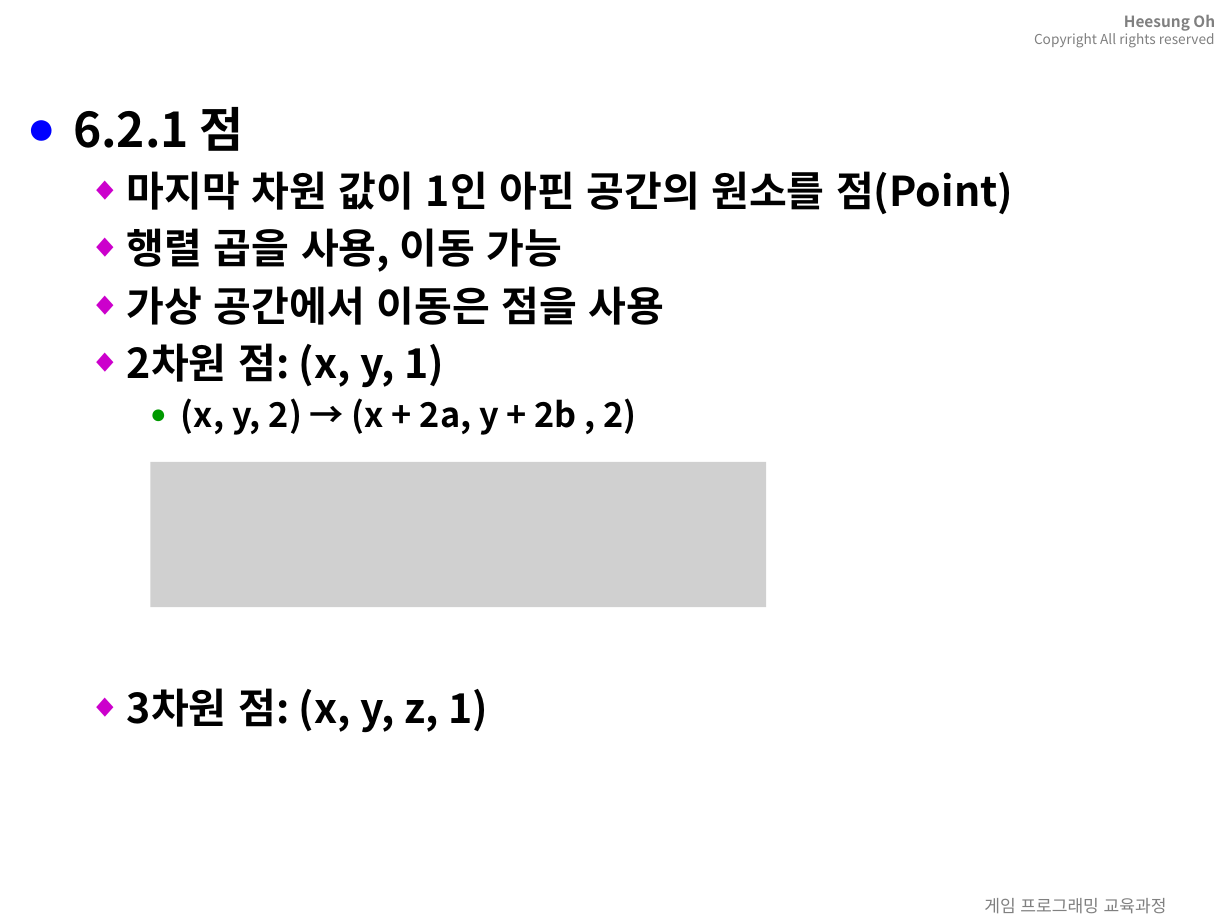
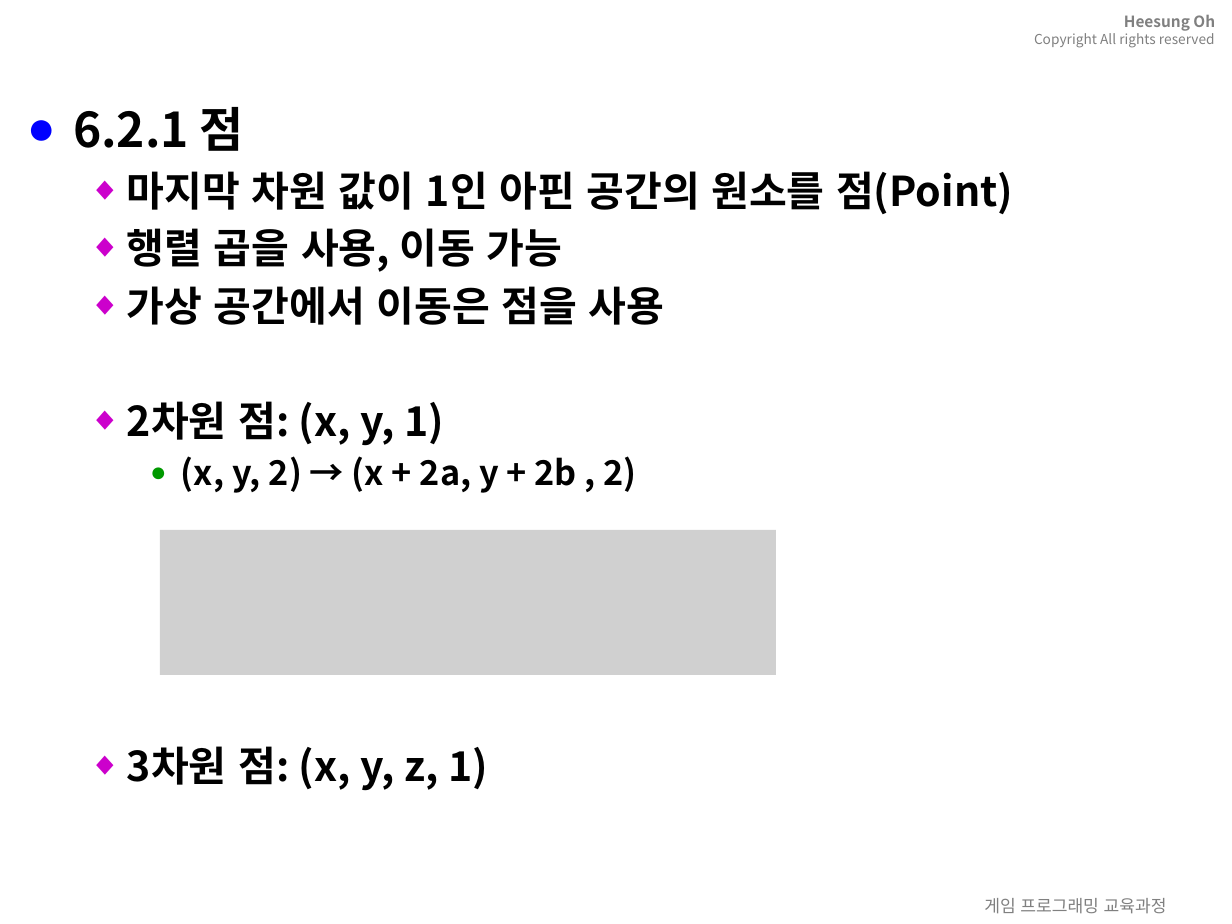
Before and after one commit to 3dapi/ef04_math, a slide deck: slide 77 of doc/mathAndPhycis.pptx (slide 76 before the commit). Drawn at 1232x924 pixels with LibreOffice and Linux fonts; fonts in the diff are those of the drawing; grey boxes stand for pictures; background and template pictures are left out. Boxes give left, top, right and bottom in pixels: in the first picture for what was removed or moved away, otherwise in the second. Text is boxed around its words. In the diff, an @@ line names an element or a change of style, - is before the commit and + after.

```diff
--- a/doc/mathAndPhycis.pptx
+++ b/doc/mathAndPhycis.pptx
@@ text "6.2.1 점" rewrapped from [73, 107, 1013, 733] to [73, 107, 1013, 791] @@
@@ picture: place and size @@
-picture at [150, 462, 766, 607]
+picture at [160, 530, 776, 675]
```
Also in this commit, not shown: 10 other slides changed, 6 slides added, 1 other file.
